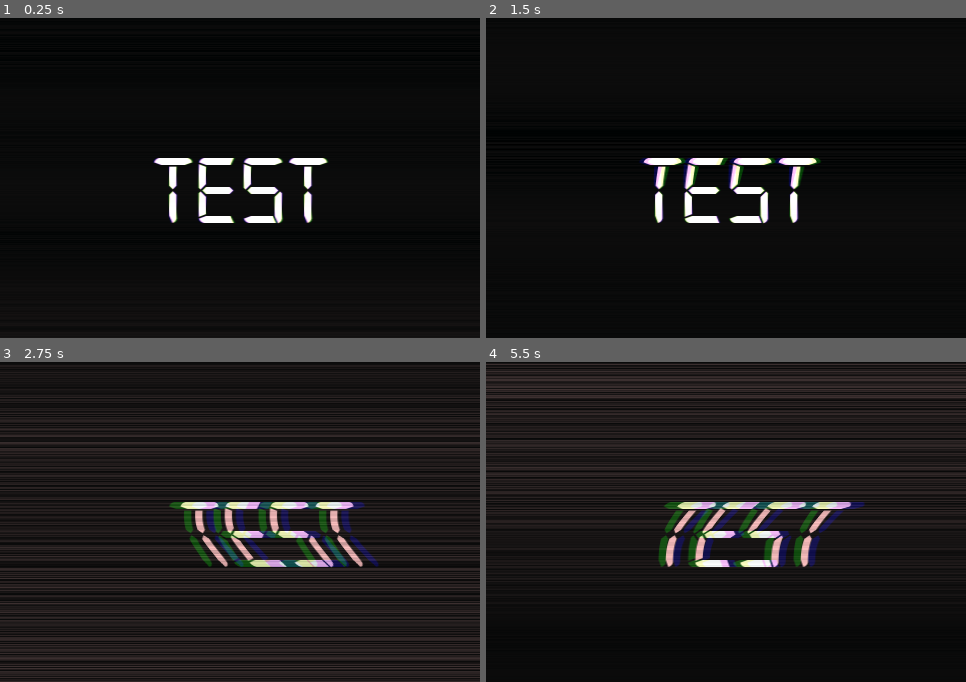
Above: before the commit, frames 1-4 (two rows, left to right).
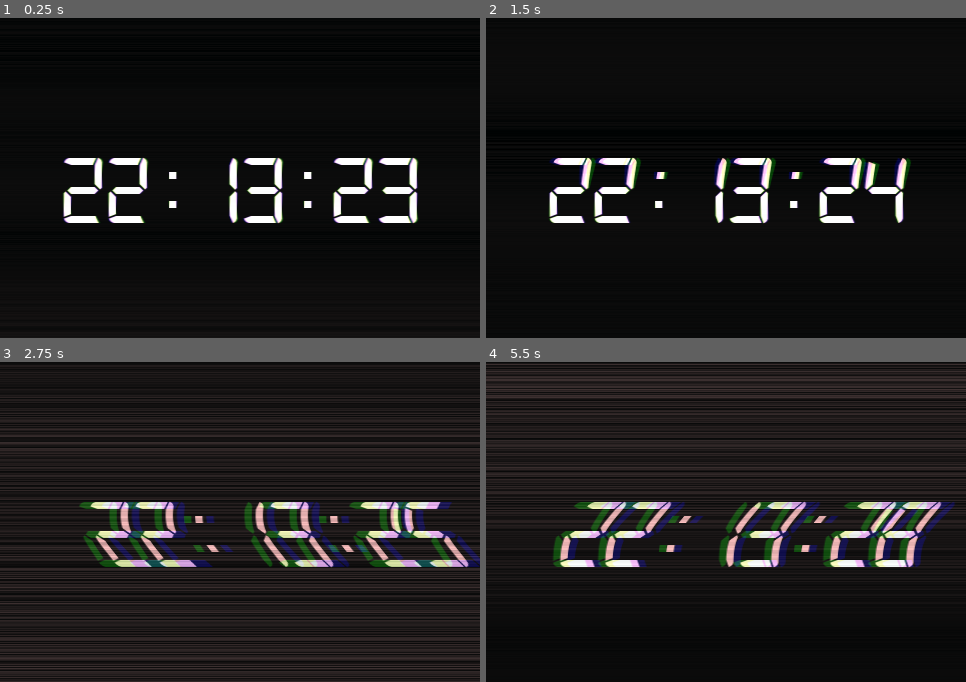
Above: after the commit, the same moments.

Repository: renanstn/godot-continuous-delivery-pipeline
Game: Godot game, scene res://Scenes/Clock.tscn
Two runs of this game, one before a commit and one after it. Both use one fixed random seed, a clock stepped at 60 frames per second and the inputs below.
Inputs:
- Up to frame 1 (0.25 s): no input
- Up to frame 2 (1.5 s): no input
- Up to frame 3 (2.75 s): no input
- Up to frame 4 (5.5 s): no input

The runs differ from the first frame. In frame 1, 5.0% of the frame differs, in the area x 13-88%, y 43-65%; in frame 2, 5.7%; in frame 3, 9.1%; in frame 4, 9.7%, in the area x 13-98%, y 43-65%.

Commit message:
Test publish action

Diff:
--- a/WebClock/Scripts/Clock.gd
+++ b/WebClock/Scripts/Clock.gd
@@ -15,5 +15,4 @@
 	var hour = timeDict.hour
 	var minute = timeDict.minute
 	var seconds = timeDict.second
-	# clock_label.text = "%02d:%02d:%02d" % [hour, minute, seconds]
-	clock_label.text = "TEST"
+	clock_label.text = "%02d:%02d:%02d" % [hour, minute, seconds]
